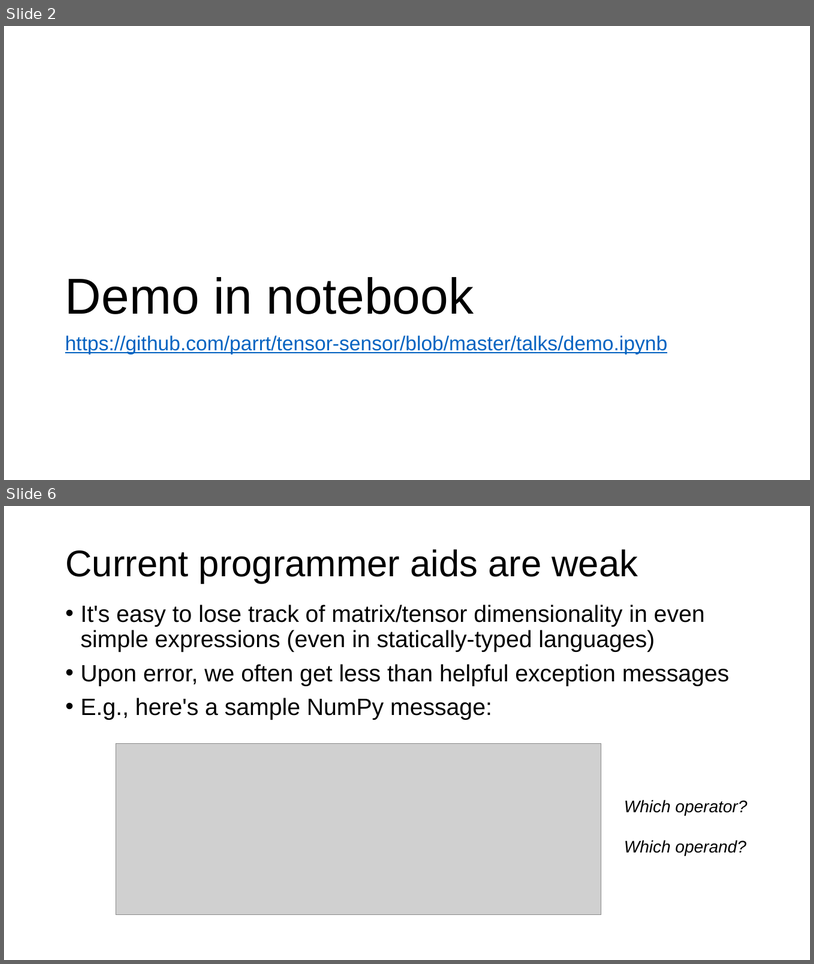
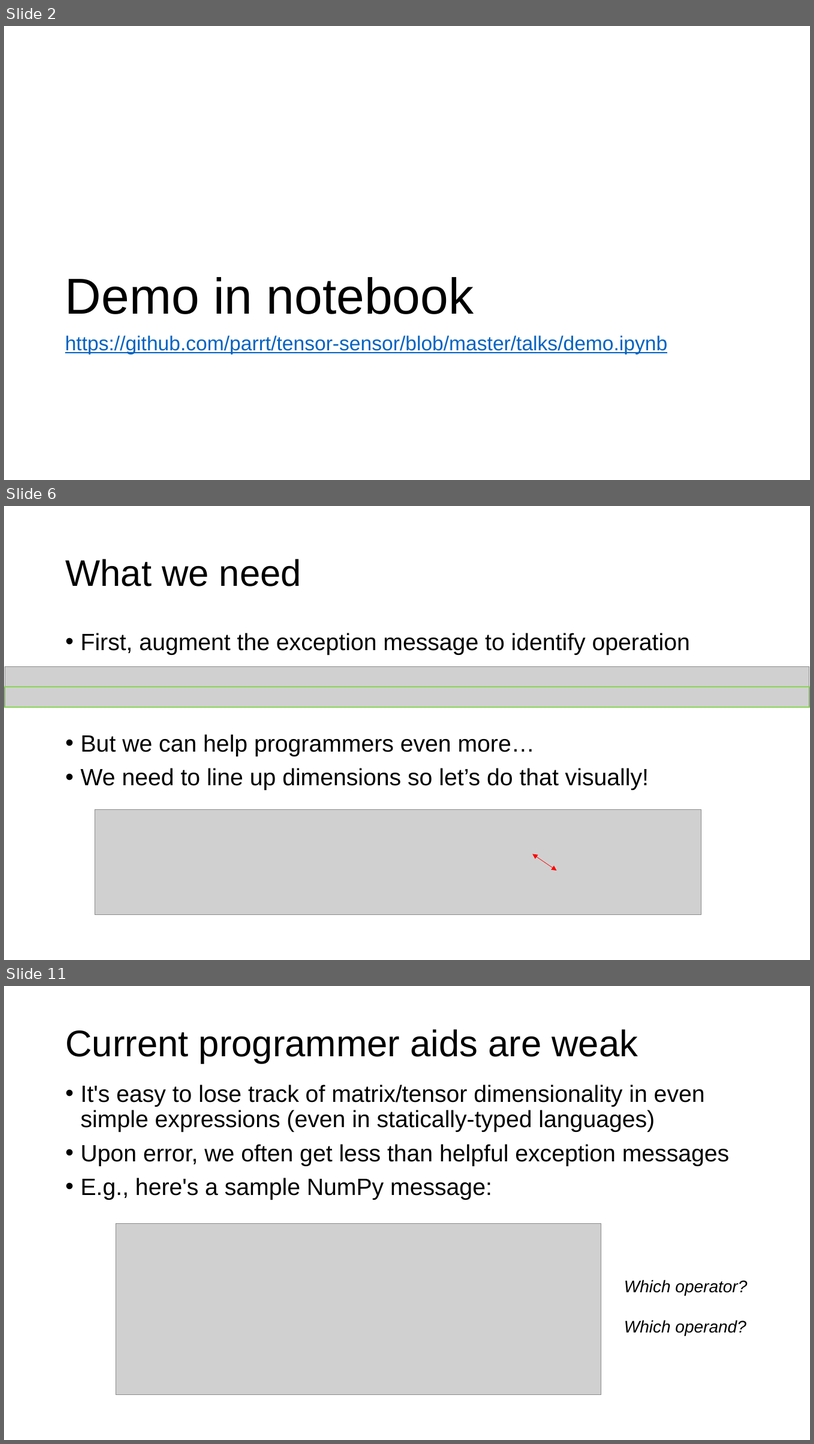
Before and after one commit to parrt/tensor-sensor, a slide deck: talks/tensor-sensor.pptx. Shown one above the other, each under a label of ours: slides 2 and 6 before the commit, slides 2, 6 and 11 after it; the slides between them are not shown. The pictures are 814x964 and 814x1444 pixels, drawn with LibreOffice and Linux fonts; fonts in the diff are those of the drawing; grey boxes stand for pictures; background and template pictures are left out. Boxes give left, top, right and bottom in pixels: in the first picture for what was removed or moved away, otherwise in the second. Text is boxed around its words. In the diff, an @@ line names an element or a change of style, - is before the commit and + after.

```diff
--- a/talks/tensor-sensor.pptx
+++ b/talks/tensor-sensor.pptx
@@ slide 6 added at (x1=4, y1=506, x2=810, y2=960), background #FFFFFF @@
@@ title added at (x1=65, y1=559, x2=302, y2=586), 44 pt, text #000000 @@
+What we need
@@ text added at (x1=81, y1=633, x2=690, y2=790), 28 pt, text #000000 @@
+• First, augment the exception message to identify operation
+• But we can help programmers even more…
+• We need to line up dimensions so let’s do that visually!
@@ picture added at (x1=5, y1=666, x2=810, y2=707) @@
@@ rectangle added at (x1=4, y1=687, x2=810, y2=707), outline #89D555 1.5 pt @@
@@ picture added at (x1=95, y1=810, x2=702, y2=915) @@
@@ double arrow added from (533, 854) to (557, 870), #FF0000 0.5 pt @@
@@ what was slide 6 is now slide 11 @@
```
Also in this commit, not shown: 3 slides changed, 4 other slides added, 1 slide removed, 2 other files.
